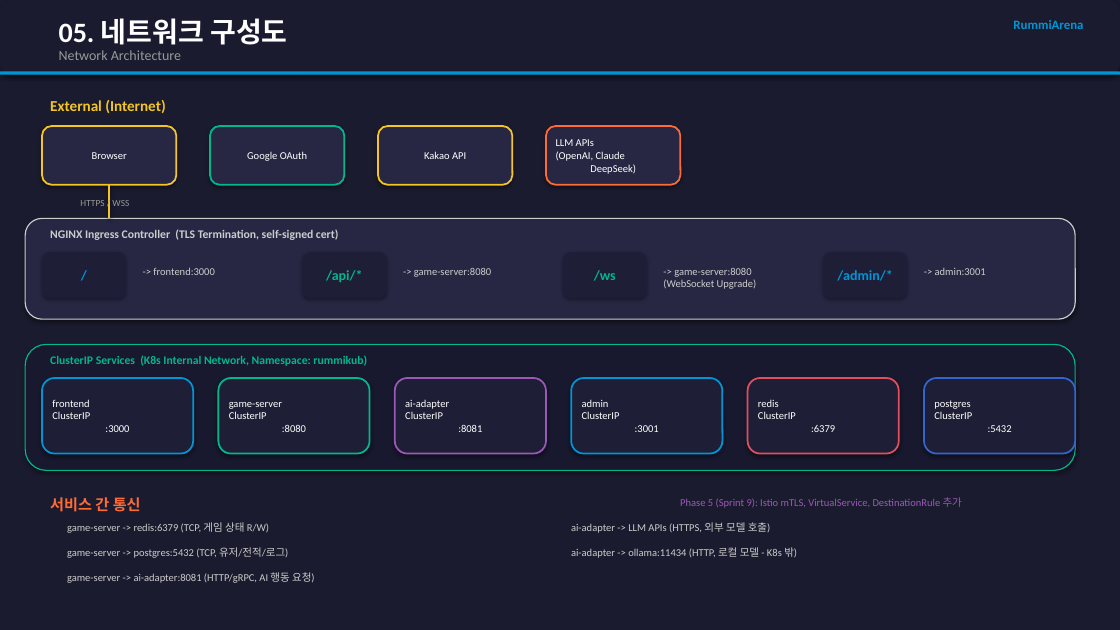
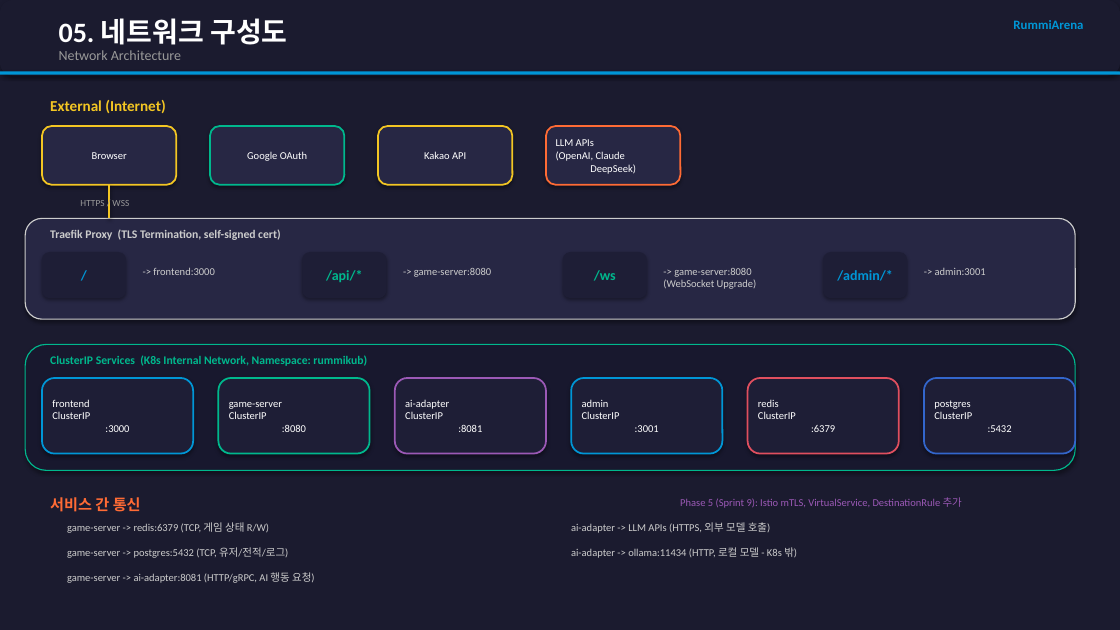
Before and after one commit to k82022603/RummiArena, a slide deck: slide 7 of docs/RummiArena_기획설계검토.pptx. Drawn at 1120x630 pixels with LibreOffice and Linux fonts; fonts in the diff are those of the drawing. Boxes give left, top, right and bottom in pixels: in the first picture for what was removed or moved away, otherwise in the second. Text is boxed around its words. In the diff, an @@ line names an element or a change of style, - is before the commit and + after.

```diff
--- a/docs/RummiArena_기획설계검토.pptx
+++ b/docs/RummiArena_기획설계검토.pptx
@@ text at box(50, 229, 281, 240): text changed @@
-NGINX Ingress Controller (TLS Termination, self-signed cert)
+Traefik Proxy (TLS Termination, self-signed cert)
```
Also in this commit, not shown: 2 other slides changed, 27 other files.
